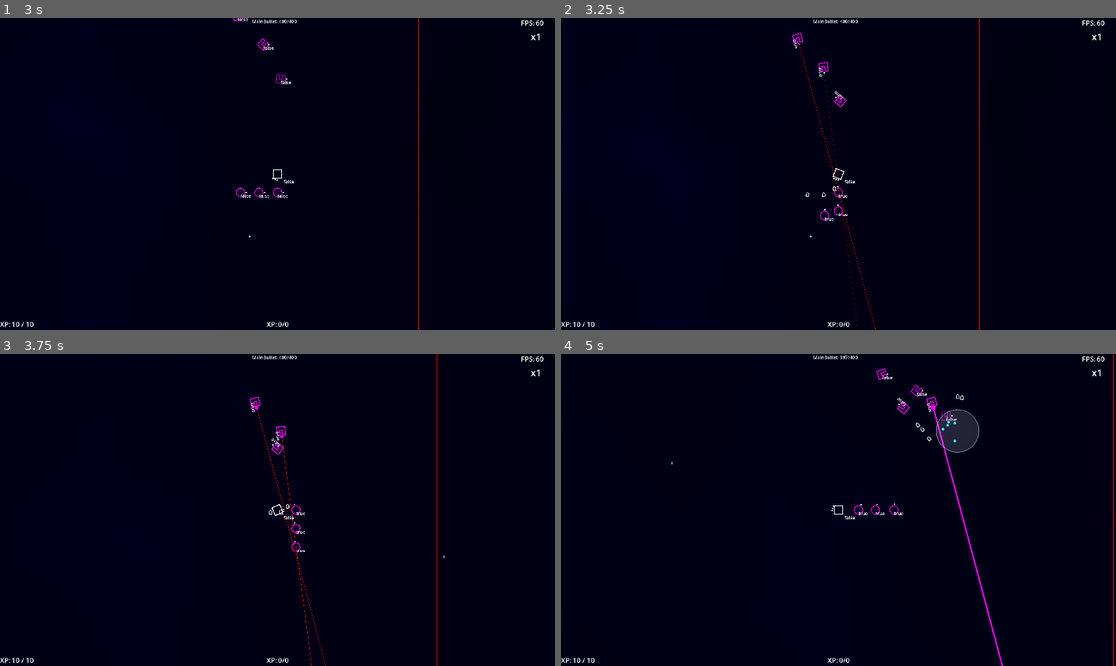
Above: before the commit, frames 1-4 (two rows, left to right).
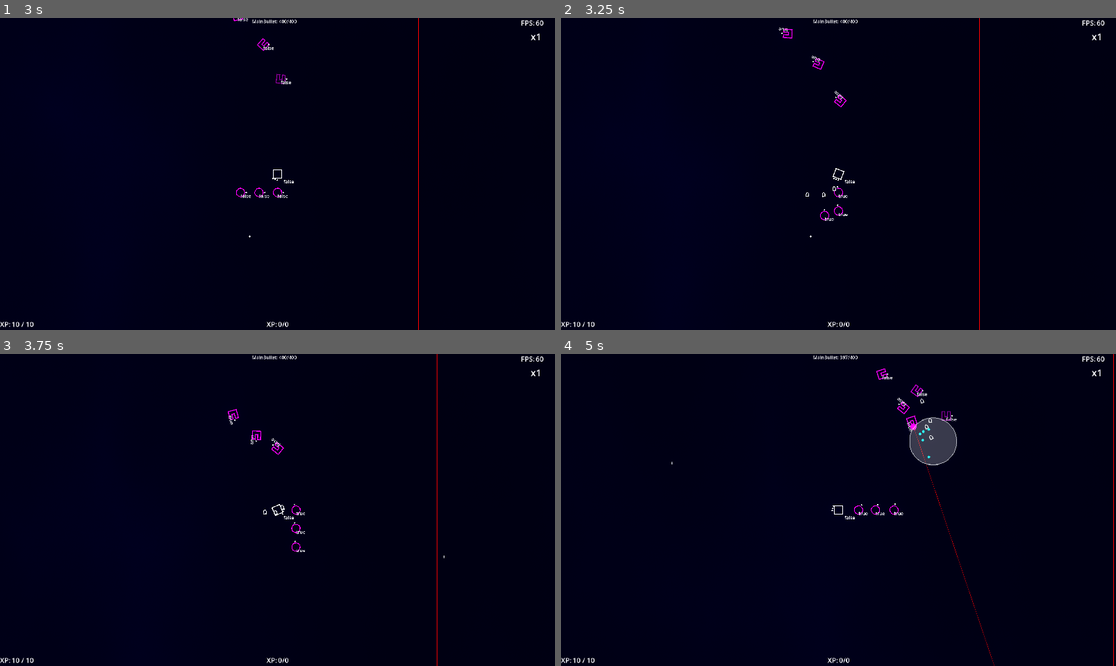
Above: after the commit, the same moments.

Repository: Toshiyuki-Murakami/sht
Game: Godot game, scene res://stage.tscn
The game is run twice, just before and just after one commit, with the same random seed, the same clock (stepped at 60 frames per second) and the same inputs.
Inputs (mouse positions are in pixels of both pictures, inside the frame that each line leads up to):
- Up to frame 1 (3 s): move the mouse to (399, 158) at 0.52 s; hold D (game_right) 0.53-1.28 s; tap Space (game_chage) at 0.6 s; move the mouse to (166, 189) at 1.27 s; hold S (game_down) 1.28-2.03 s; click (166, 189) at 1.35 s; tap Enter at 2 s; move the mouse to (333, 105) at 2.02 s; hold D (game_right) 2.03-2.78 s; right-click (333, 105) at 2.1 s; move the mouse to (249, 236) at 2.77 s; hold W (game_up) from 2.78 s (still down); tap E (game_shield) at 2.85 s
- Up to frame 2 (3.25 s): keep holding W (game_up)
- Up to frame 3 (3.75 s): move the mouse to (444, 556) at 3.52 s; release W (game_up) at 3.53 s; hold A (game_left) from 3.53 s (still down); tap Space (game_chage) at 3.6 s
- Up to frame 4 (5 s): keep holding A (game_left); move the mouse to (672, 463) at 4.27 s; click (672, 463) at 4.35 s

Frame 1 is identical in both runs. In frame 2, 0.3% of the frame differs, in the area x 39-57%, y 3-100%; in frame 3, 0.3%; in frame 4, 1.8%, in the area x 53-80%, y 12-100%.

Commit message:
chase修正

Diff:
--- a/Entity/EnemyTotu01.tscn
+++ b/Entity/EnemyTotu01.tscn
@@ -47,7 +47,6 @@
 
 [node name="ShotStop_ChaseController" parent="." instance=ExtResource("8_dpeaf")]
 target_in_radius = 9999.0
-turn_speed = 40.0
 to_face = true
 
 [node name="FireController" parent="." node_paths=PackedStringArray("triggerbase") instance=ExtResource("9_34608")]
--- a/Entity/Options/ChaseController.gd
+++ b/Entity/Options/ChaseController.gd
@@ -17,7 +17,7 @@
 func _process(_delta: float) -> void:
 	if check_target():
 		homing(_delta)
-	face()
+	face(_delta)
 
 func _on_change_state(_state:actor_base.STATE):
 	if _state == actor_base.STATE.MOVE:
@@ -38,7 +38,7 @@
 	is_chase = false
 	actor.target_actor = null
 
-func face():
+func face(_delta:float):
 	if to_face:
 		var _angle:float = actor.velocity.angle()
 		actor.rotation = _angle
@@ -74,13 +74,24 @@
 	if !Game.is_active(actor.target_actor):
 		is_chase = false
 		return false
-	var to_target:Vector2 = (get_target_position() - actor.global_position).normalized()
-	var current_direction = Vector2.RIGHT.rotated(actor.velocity.angle())
 
-	var new_direction:Vector2 = current_direction.lerp(to_target, turn_speed * _delta).normalized()
+	#var to_target:Vector2 = (get_target_position() - actor.global_position).normalized()
+	#var current_direction = Vector2.RIGHT.rotated(actor.velocity.angle())
+	#
+	#var new_direction:Vector2 = current_direction.lerp(to_target, turn_speed * _delta).normalized()
+	var new_direction:Vector2 = get_lerp_direction(actor.global_position, get_target_position(), actor.velocity, turn_speed, _delta)
 	actor.velocity = new_direction * actor.speed
 
 	return true
+
+
+
+func get_lerp_direction(from_pos:Vector2, to_pos:Vector2, _cur_dir:Vector2, _turn_speed:float, _delta:float):
+	var to_target:Vector2 = (to_pos - from_pos).normalized()
+	var current_direction = Vector2.RIGHT.rotated(_cur_dir.angle())
+
+	return current_direction.lerp(to_target, _turn_speed * _delta).normalized()
+
 
 func is_in_fov(origin: Vector2, forward_angle: float, target: Vector2, _fov: float) -> bool:
 	var dir := (target - origin).normalized()
--- a/Entity/Options/PoolController.gd
+++ b/Entity/Options/PoolController.gd
@@ -71,7 +71,7 @@
 
 	'exp_ball': {
 		'key_name': 'exp_ball',
-		'size': 500,
+		'size': 1500,
 	}
 }
 
--- a/Entity/Options/ShotStop_ChaseController.gd
+++ b/Entity/Options/ShotStop_ChaseController.gd
@@ -16,15 +16,19 @@
 	loop_timer = loop_timer - loop_time if loop_timer > loop_time else loop_timer
 	move_angle = deg_to_rad(360.0 * loop_timer / loop_time)
 
-func face():
+func _on_change_deactivate():
+	super()
+	move_angle = deg_to_rad(randf_range(0, 359))
+
+func face(_delta:float):
 	if actor.hold == true:
 		return
 	if to_face:
 		if actor.target_actor:
-			var _angle:float = (actor.target_actor.global_position - actor.global_position).angle()
-			actor.rotation = _angle
+			var new_direction:Vector2 = get_lerp_direction(actor.global_position, actor.target_actor.global_position, actor.velocity, turn_speed, _delta)
+			actor.rotation = new_direction.angle()
 		else:
-			super()
+			super(_delta)
 
 func homing(_delta:float):
 	if actor.hold == true:
